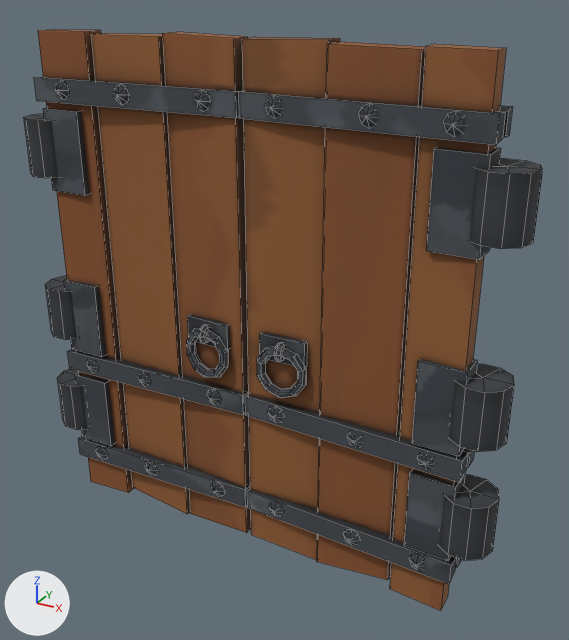
One commit to the FBX model MegaPouleUnity/Assets/Models/Decor/1P_PorteBasse.FBX: the scene before it, then after it.
Camera for both pictures: a 50 mm camera at (4.22, -6.04, 6.53) aimed at (0.64, 0.47, 3.27). The lights are fixed; the arrows at lower left show +X, +Y and +Z. Mesh edges are drawn as thin lines. Where no turn or scale is listed for an object, it has been applied to the vertices.

The older version as bpy lines, for what is in view:
```python
me_mesh = bpy.data.meshes.new('Mesh')
me_mesh.from_pydata(...)  # 1060 vertices, 868 faces; spans x -2.94..2.94, y 0.54..1.18, z 0.06..5.98
me_mesh.materials.append(mat_elements_1)  # picture img_elements_1_png
ob_1p_portebasse = bpy.data.objects.new('1P_PorteBasse', me_mesh)
ob_1p_portebasse.location = (0.0, 0.0, 0.0)
```
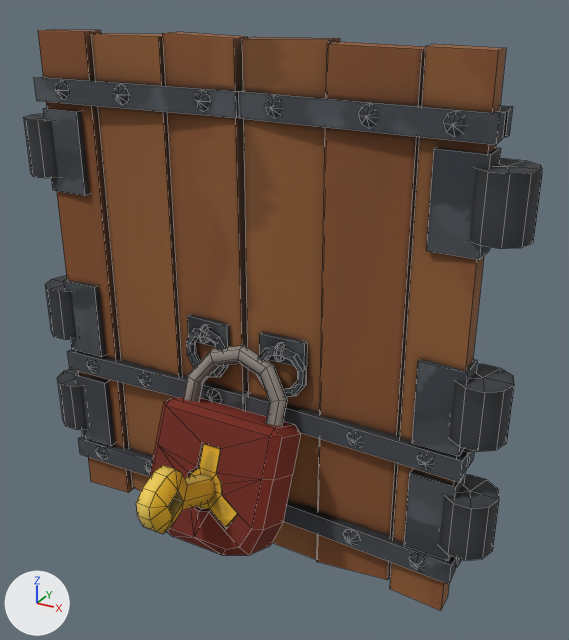
The newer file is also turned or shifted as a whole; pictures and numbers use the older file's frame.

Where the change shows, as pixel boxes [x1, y1, x2, y2] in the pictures (569 x 640 px):
part 1 of me_mesh, added (red)
    after: [150, 397, 301, 555]
part 2 of me_mesh, added
    after: [184, 345, 287, 426]
part 3 of me_mesh, added (yellow)
    after: [190, 444, 238, 528]
part 4 of me_mesh, added (yellow)
    after: [136, 465, 216, 534]

Diff of the bpy script that builds the scene:
```diff
--- a/MegaPouleUnity/Assets/Models/Decor/1P_PorteBasse.FBX.py
+++ b/MegaPouleUnity/Assets/Models/Decor/1P_PorteBasse.FBX.py
@@ me_mesh @@
 # used by ob_1p_portebasse; location = (0.0, 0.0, 0.0)
-me_mesh.from_pydata(...)  # 1060 vertices, 868 faces; spans x -2.94..2.94, y 0.54..1.18, z 0.06..5.98
+me_mesh.from_pydata(...)  # 1267 vertices, 1089 faces; spans x -2.94..2.94, y -1.2..1.18, z 0.06..5.98
+# me_mesh part 1: a new loose piece of 75 vertices spanning x -0.77..0.77, y -0.42..0.71, z 0.56..2.13, in mat_elements_1 (picture img_elements_1_png)
+# me_mesh part 2: a new loose piece of 49 vertices spanning x -0.65..0.65, y -0.01..0.77, z 1.22..2.74, in mat_elements_1 (picture img_elements_1_png)
+# me_mesh part 3: a new loose piece of 47 vertices spanning x -0.46..0.46, y -0.31..0.34, z 0.93..1.81, in mat_elements_1 (picture img_elements_1_png)
+# me_mesh part 4: a new loose piece of 36 vertices spanning x -0.16..0.16, y -1.2..-0.1, z 1.24..2.0, in mat_elements_1 (picture img_elements_1_png)
 me_mesh.materials.append(mat_elements_1)
```
